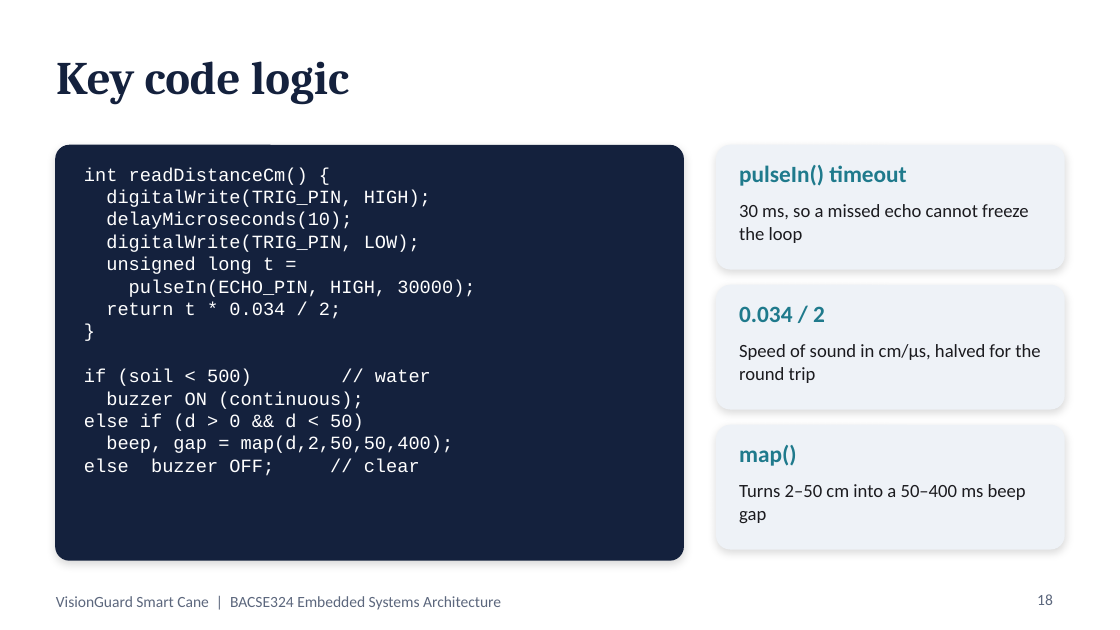
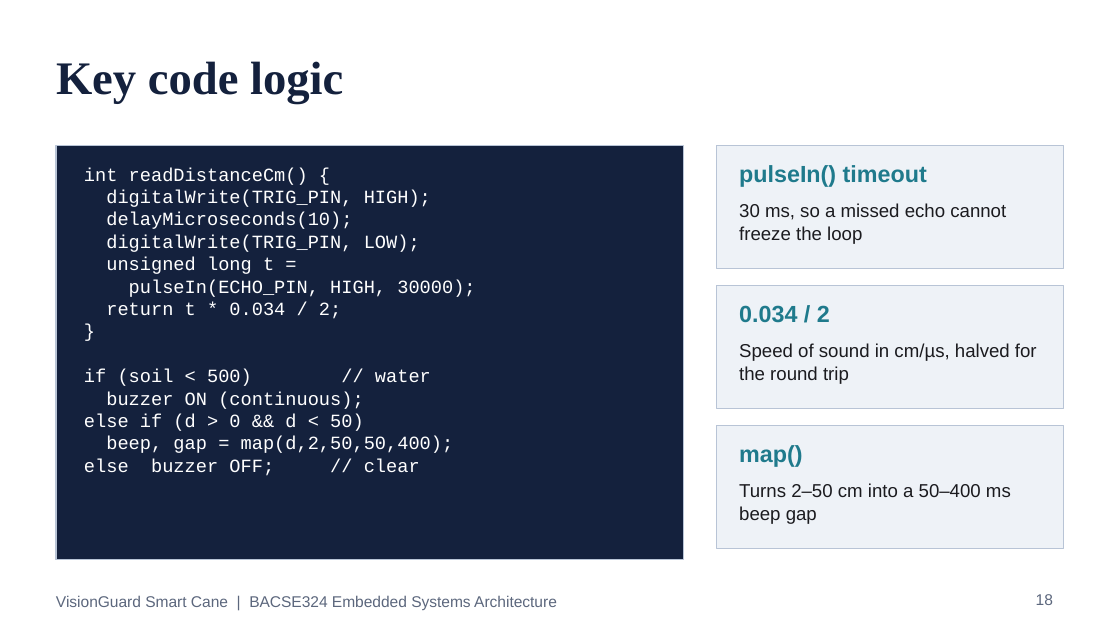
Before and after one commit to darshanpvt007-afk/visionguard-smart-cane, a slide deck: slide 18 of docs/VisionGuard_Presentation.pptx. Drawn at 1120x630 pixels with LibreOffice and Linux fonts; fonts in the diff are those of the drawing. Boxes give left, top, right and bottom in pixels: in the first picture for what was removed or moved away, otherwise in the second. Text is boxed around its words. In the diff, an @@ line names an element or a change of style, - is before the commit and + after.

```diff
--- a/docs/VisionGuard_Presentation.pptx
+++ b/docs/VisionGuard_Presentation.pptx
@@ title "Key code logic" at box(56, 61, 343, 104): font Cambria to Times New Roman @@
@@ rectangle at box(56, 146, 683, 560): rounded rectangle to rectangle; outline #14213D 1 pt to #B8C4D6 0.75 pt; shadow off @@
@@ rounded rectangle to rectangle; outline #EEF2F7 1 pt to #B8C4D6 0.75 pt; shadow off in 3 elements at box(717, 146, 1064, 269), box(717, 286, 1064, 409), box(717, 426, 1064, 549) @@
@@ font Calibri to Arial in 8 elements at box(739, 165, 927, 187), box(739, 203, 1006, 244), box(739, 305, 830, 323), box(739, 343, 1037, 384), box(739, 445, 802, 467), box(739, 483, 1011, 524), box(1036, 594, 1053, 605), box(56, 595, 557, 610) @@
```
Also in this commit, not shown: 24 other slides changed, 7 other files.
